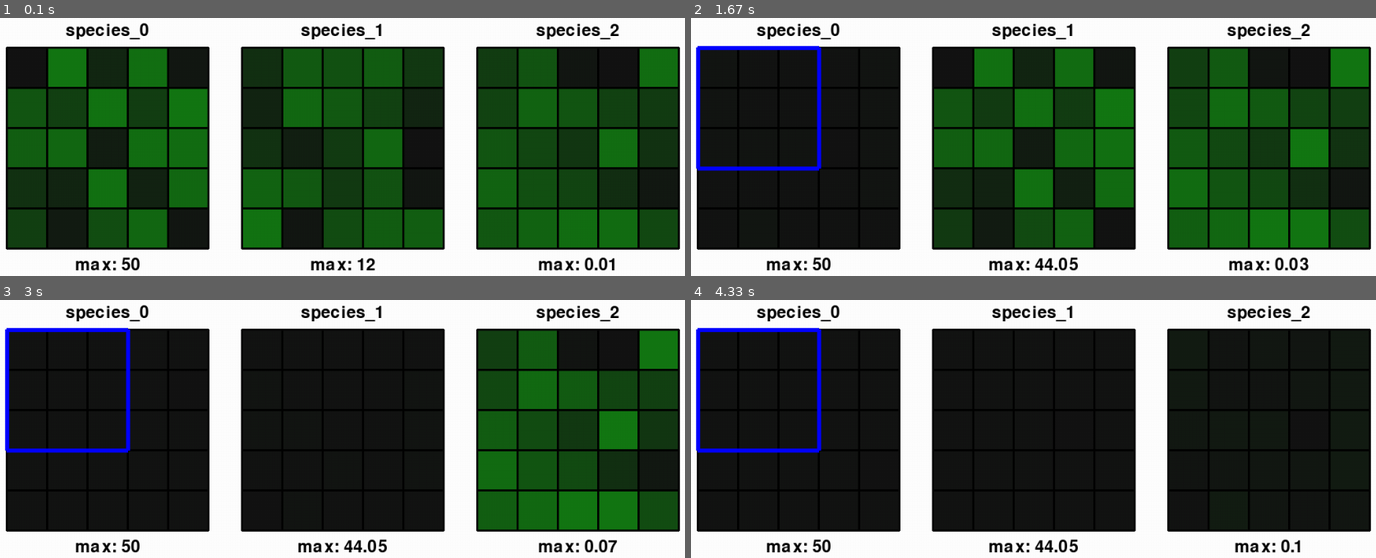
Above: before the commit, frames 1-4 (two rows, left to right).
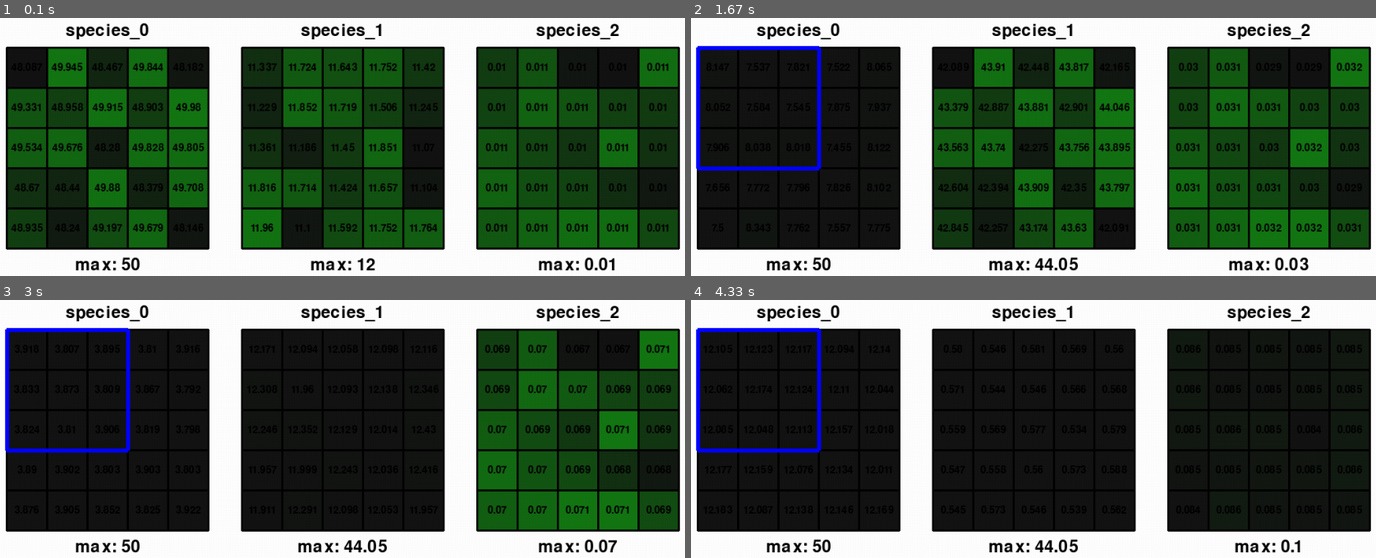
Above: after the commit, the same moments.

Repository: AnmolS99/BioGym
Game: pygame game, started from main.py
Same seed, same stepped clock (60 frames per second), same inputs: the game is played once before the commit and once after it.
Inputs:
- Up to frame 1 (0.1 s): no input
- Up to frame 2 (1.67 s): no input
- Up to frame 3 (3 s): no input
- Up to frame 4 (4.33 s): no input

The runs differ from the first frame. In frame 1, 4.0% of the frame differs, in the area x 1-98%, y 17-83%; in frame 2, 2.7%; in frame 3, 1.3%; in frame 4, 0.1%.

Commit message:
Add option for displaying populations in cells

Diff:
--- a/bio_world.py
+++ b/bio_world.py
@@ -13,12 +13,14 @@
                  render_pix_padding=50,
                  grid_size=5,
                  protection_unit_size=3,
-                 num_species=3) -> None:
+                 num_species=3,
+                 display_population=True) -> None:
         super().__init__()
         self.grid_size = grid_size
         self.protection_unit_size = protection_unit_size
         self.renderer = Renderer(render_mode, sim_height, render_pix_padding,
-                                 num_species, grid_size, protection_unit_size)
+                                 num_species, grid_size, protection_unit_size,
+                                 display_population)
         self.bio_environment = BioEnvironment(num_species, grid_size)
 
         species_dict = self.bio_environment.init_species_populations(
--- a/main.py
+++ b/main.py
@@ -3,7 +3,8 @@
 env = BioGymWorld(render_mode="human",
                   grid_size=5,
                   sim_height=300,
-                  num_species=3)
+                  num_species=3,
+                  display_population=True)
 
 episodes = 1
 
--- a/renderer.py
+++ b/renderer.py
@@ -7,7 +7,7 @@
     metadata = {"render_modes": ["human", "rgb_array"], "render_fps": 1}
 
     def __init__(self, render_mode, sim_height, pix_padding, num_species,
-                 grid_size, protection_unit_size) -> None:
+                 grid_size, protection_unit_size, display_population) -> None:
 
         self.grid_size = grid_size  # Number of cells in a row/column in the grid
         self.protection_unit_size = protection_unit_size  # Number of row/column in the protection units
@@ -20,6 +20,8 @@
         self.pix_square_size = (self.sim_height / self.grid_size
                                 )  # Size of a single grid square in pixels
 
+        self.display_population = display_population
+
         self.window = None
         self.clock = None
 
@@ -35,6 +37,7 @@
         """
         NB: Coordinates are taken on the format [x, y], where x goes leftwards and y goes downwards
         """
+        # Coordinates for the top left corner of the appropriate cell
         x = (self.pix_square_size *
              (coordinates[0] + self.grid_size * sim_num) +
              self.pix_padding * sim_num) + self.pix_padding
@@ -123,6 +126,26 @@
         desc_textRect.center = (x, y_desc)
         canvas.blit(desc_text, desc_textRect)
 
+    def _render_add_population_number(self, canvas, coordinates, sim_num,
+                                      population):
+        """
+        NB: Coordinates are taken on the format [x, y], where x goes leftwards and y goes downwards
+        """
+        # Coordinates for the top left corner of the appropriate cell
+        x = (self.pix_square_size *
+             (coordinates[0] + self.grid_size * sim_num) +
+             self.pix_padding * sim_num) + self.pix_padding
+        y = self.pix_square_size * coordinates[1] + self.pix_padding
+
+        size = int(self.pix_square_size // 4)
+
+        font = pygame.font.Font("freesansbold.ttf", size)
+        pop_text = font.render("" + str(round(population, 3)), True, 0)
+        pop_textRect = pop_text.get_rect()
+        pop_textRect.center = (x + self.pix_square_size // 2,
+                               y + self.pix_square_size // 2)
+        canvas.blit(pop_text, pop_textRect)
+
     def _render_frame(self, obs, prot_units):
         if self.window is None and self.render_mode == "human":
             pygame.init()
@@ -151,6 +174,7 @@
 
             for iy, ix in np.ndindex(population.shape):
                 population_in_cell = population[iy, ix]
+                cell_coordinates = np.array([ix, iy])
 
                 if population_range == 0:  # If population is exactly the same in all cells
                     color_tuple = green
@@ -160,8 +184,14 @@
                         int(((population_max - population_in_cell) /
                              population_range) * elem) for elem in green)
 
-                self._render_fill_square(canvas, color_tuple,
-                                         np.array([ix, iy]), species_num)
+                self._render_fill_square(canvas, color_tuple, cell_coordinates,
+                                         species_num)
+
+                if self.display_population:
+                    self._render_add_population_number(canvas,
+                                                       cell_coordinates,
+                                                       species_num,
+                                                       population_in_cell)
 
             # Add some gridlines
             self._render_draw_gridlines(canvas, species_num)
